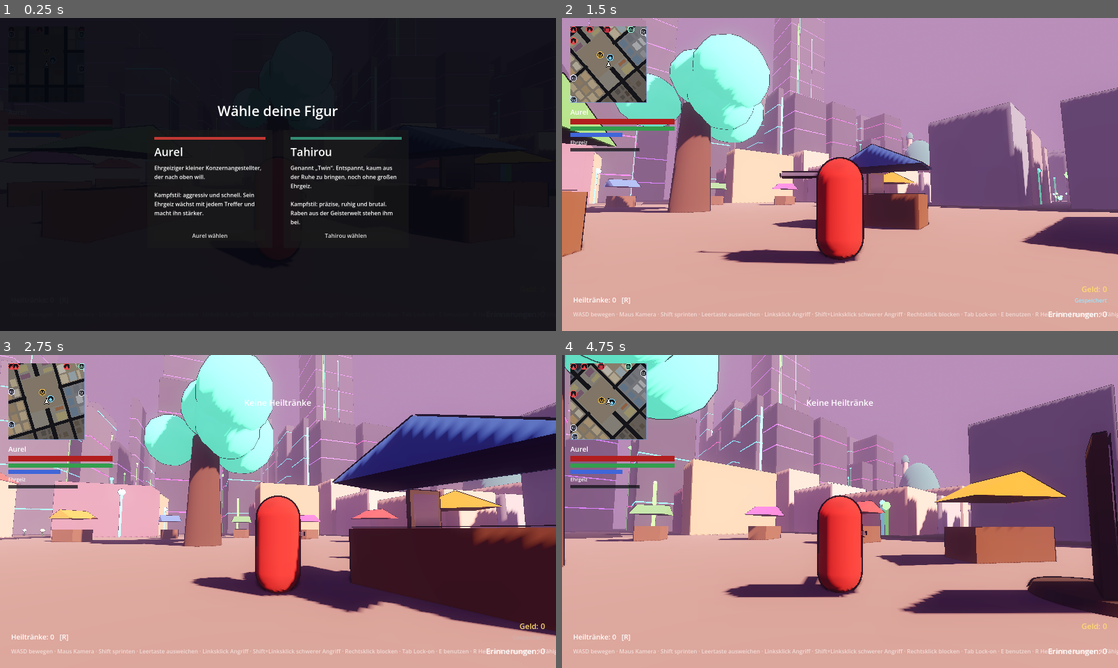
Above: before the commit, frames 1-4 (two rows, left to right).
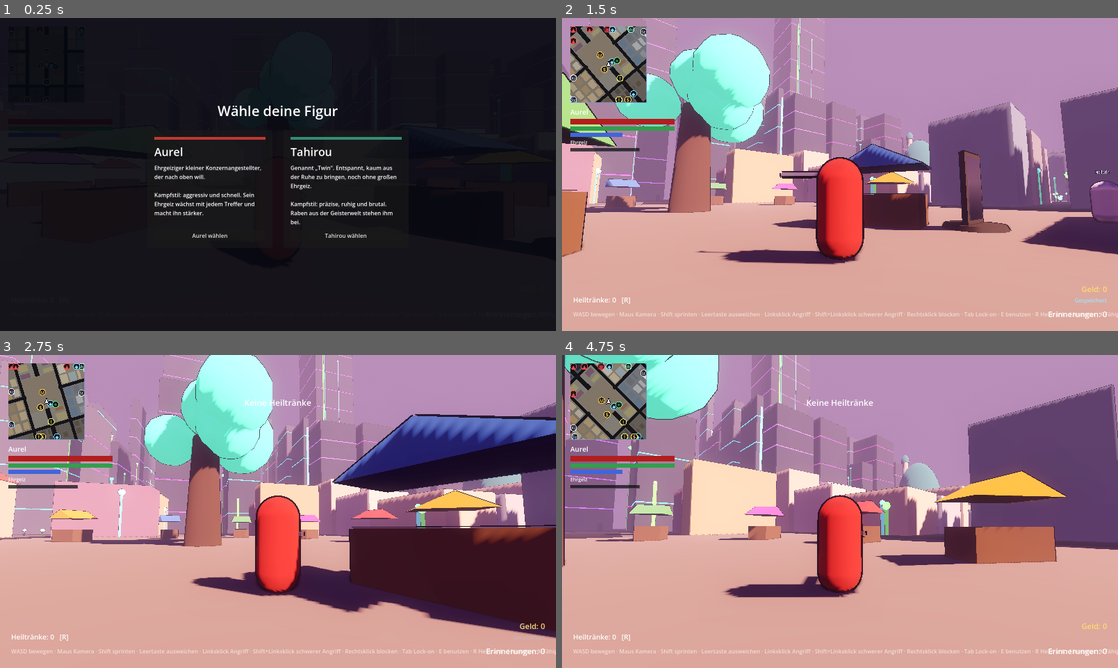
Above: after the commit, the same moments.

Repository: Aurelvonwatzdorf/nr1
Game: Godot game, scene res://scenes/levels/santo_santiago.tscn
Two runs of this game, one before a commit and one after it. Both use one fixed random seed, a clock stepped at 60 frames per second and the inputs below.
Inputs (mouse positions are in pixels of both pictures, inside the frame that each line leads up to):
- Up to frame 1 (0.25 s): no input
- Up to frame 2 (1.5 s): click "Aurel wählen" at 0.5 s; tap Enter at 1.25 s; move the mouse to (867, 174) at 1.27 s; hold W (move_forward) from 1.28 s (still down); hold Right mouse button (block) from 1.28 s (still down)
- Up to frame 3 (2.75 s): keep holding W (move_forward); tap R (heal) at 1.55, 2.1 s; move the mouse to (250, 511) at 2.02 s; release Right mouse button (block) at 2.03 s; right-click (250, 511) at 2.3 s
- Up to frame 4 (4.75 s): keep holding W (move_forward); move the mouse to (851, 505) at 2.77 s; click (851, 505) at 2.85 s; tap R (heal) at 3.05, 4.55 s; move the mouse to (834, 517) at 3.52 s; right-click (834, 517) at 3.6 s; move the mouse to (878, 514) at 4.27 s; tap F (call_spirit) at 4.35 s

The runs differ from the first frame. In frame 2, 2.0% of the frame differs, in the area x 7-100%, y 2-69%; in frame 3, 1.2%; in frame 4, 5.8%, in the area x 7-100%, y 2-84%.

Commit message:
M6 step 4: populate Santo Santiago, healer service
Merchants at the market and in the slum, a healer who treats wounds for
money, the old woman crossing the street by the boulevard, the sick man
in the slum, seven corporate guards around the barracks, the corporate
district and the slum, three anchor mirrors and item pickups, all with
map markers. The city test checks that nothing is stuck inside a house
and that the escort mission works. Generator nodes now get their
position before entering the tree. Marks M6 as done.

Co-Authored-By: Claude Opus 5.5 <noreply@anthropic.com>
Claude-Session: https://claude.ai/code/session_01RjnwZ2TtYogGPE8DCJukRJ

Diff:
--- a/game/scenes/levels/santo_santiago.tscn
+++ b/game/scenes/levels/santo_santiago.tscn
@@ -9,6 +9,21 @@
 [ext_resource type="PackedScene" path="res://scenes/world/anchor_mirror.tscn" id="7_mirror"]
 [ext_resource type="Script" path="res://scripts/systems/respawn_manager.gd" id="8_respawn"]
 [ext_resource type="PackedScene" path="res://scenes/world/memory_remnant.tscn" id="9_remnant"]
+[ext_resource type="PackedScene" path="res://scenes/npcs/npc.tscn" id="10_npc"]
+[ext_resource type="Script" path="res://scripts/npcs/merchant.gd" id="11_merchant"]
+[ext_resource type="Script" path="res://scripts/npcs/old_woman.gd" id="12_old_woman"]
+[ext_resource type="Script" path="res://scripts/npcs/sick_man.gd" id="13_sick_man"]
+[ext_resource type="Script" path="res://scripts/npcs/healer.gd" id="14_healer"]
+[ext_resource type="Resource" path="res://resources/items/healing_potion.tres" id="15_potion"]
+[ext_resource type="Resource" path="res://resources/items/focus_potion.tres" id="16_focus"]
+[ext_resource type="Resource" path="res://resources/items/power_ampoule.tres" id="17_ampoule"]
+[ext_resource type="Resource" path="res://resources/items/stamina_talisman.tres" id="18_talisman"]
+[ext_resource type="Resource" path="res://resources/items/heart_amulet.tres" id="19_amulet"]
+[ext_resource type="Resource" path="res://resources/missions/help_old_woman.tres" id="20_mission_woman"]
+[ext_resource type="Resource" path="res://resources/missions/heal_sick_man.tres" id="21_mission_sick"]
+[ext_resource type="Script" path="res://scripts/world/map_marker.gd" id="22_marker"]
+[ext_resource type="PackedScene" path="res://scenes/enemies/enemy.tscn" id="23_enemy"]
+[ext_resource type="PackedScene" path="res://scenes/world/item_pickup.tscn" id="24_pickup"]
 
 [sub_resource type="ProceduralSkyMaterial" id="ProceduralSkyMaterial_dusk"]
 sky_top_color = Color(0.16, 0.12, 0.3, 1)
@@ -34,6 +49,21 @@
 fog_light_color = Color(0.55, 0.4, 0.55, 1)
 fog_density = 0.006
 
+[sub_resource type="CylinderShape3D" id="CylinderShape3D_destination"]
+height = 2.0
+radius = 2.5
+
+[sub_resource type="StandardMaterial3D" id="StandardMaterial3D_destination"]
+transparency = 1
+shading_mode = 0
+albedo_color = Color(1, 0.85, 0.3, 0.35)
+
+[sub_resource type="CylinderMesh" id="CylinderMesh_destination"]
+material = SubResource("StandardMaterial3D_destination")
+top_radius = 2.5
+bottom_radius = 2.5
+height = 0.03
+
 [node name="SantoSantiago" type="Node3D"]
 script = ExtResource("1_level")
 
@@ -58,7 +88,161 @@
 [node name="AnchorMirrors" type="Node3D" parent="."]
 
 [node name="MirrorMarket" parent="AnchorMirrors" instance=ExtResource("7_mirror")]
-transform = Transform3D(1, 0, 0, 0, 1, 0, 0, 0, 1, 8, 0, 6)
+transform = Transform3D(1, 0, 0, 0, 1, 0, 0, 0, 1, 6, 0, 12)
+
+[node name="MirrorSlum" parent="AnchorMirrors" instance=ExtResource("7_mirror")]
+transform = Transform3D(-1, 0, 0, 0, 1, 0, 0, 0, -1, 0, 0, 62)
+
+[node name="MirrorBarracks" parent="AnchorMirrors" instance=ExtResource("7_mirror")]
+transform = Transform3D(1, 0, 0, 0, 1, 0, 0, 0, 1, 60, 0, -50)
+
+[node name="StreetCrossing" type="Node3D" parent="."]
+
+[node name="WomanDestination" type="Area3D" parent="StreetCrossing"]
+transform = Transform3D(1, 0, 0, 0, 1, 0, 0, 0, 1, 0, 0, 47)
+collision_layer = 0
+collision_mask = 64
+
+[node name="CollisionShape3D" type="CollisionShape3D" parent="StreetCrossing/WomanDestination"]
+transform = Transform3D(1, 0, 0, 0, 1, 0, 0, 0, 1, 0, 1, 0)
+shape = SubResource("CylinderShape3D_destination")
+
+[node name="Marker" type="MeshInstance3D" parent="StreetCrossing/WomanDestination"]
+transform = Transform3D(1, 0, 0, 0, 1, 0, 0, 0, 1, 0, 0.05, 0)
+mesh = SubResource("CylinderMesh_destination")
+
+[node name="NPCs" type="Node3D" parent="."]
+
+[node name="MarketMerchant" parent="NPCs" instance=ExtResource("10_npc")]
+transform = Transform3D(1, 0, 0, 0, 1, 0, 0, 0, 1, -8, 0, 13)
+script = ExtResource("11_merchant")
+stock = Array[Resource]([ExtResource("15_potion"), ExtResource("16_focus")])
+prices = Array[int]([40, 30])
+npc_id = &"city_market_merchant"
+display_name = "Händler"
+body_color = Color(0.85, 0.65, 0.25, 1)
+
+[node name="Marker" type="Node3D" parent="NPCs/MarketMerchant"]
+script = ExtResource("22_marker")
+kind = 1
+label = "Händler am Markt"
+
+[node name="SlumMerchant" parent="NPCs" instance=ExtResource("10_npc")]
+transform = Transform3D(1, 0, 0, 0, 1, 0, 0, 0, 1, -25, 0, 80)
+script = ExtResource("11_merchant")
+stock = Array[Resource]([ExtResource("15_potion")])
+prices = Array[int]([35])
+npc_id = &"city_slum_merchant"
+display_name = "Händlerin"
+body_color = Color(0.6, 0.5, 0.3, 1)
+
+[node name="Marker" type="Node3D" parent="NPCs/SlumMerchant"]
+script = ExtResource("22_marker")
+kind = 1
+label = "Händlerin in der Senke"
+
+[node name="Healer" parent="NPCs" instance=ExtResource("10_npc")]
+transform = Transform3D(1, 0, 0, 0, 1, 0, 0, 0, 1, 12, 0, 15)
+script = ExtResource("14_healer")
+npc_id = &"city_healer"
+display_name = "Heilerin"
+body_color = Color(0.9, 0.9, 0.95, 1)
+
+[node name="Marker" type="Node3D" parent="NPCs/Healer"]
+script = ExtResource("22_marker")
+kind = 2
+label = "Heilerin"
+
+[node name="OldWoman" parent="NPCs" node_paths=PackedStringArray("destination") instance=ExtResource("10_npc")]
+transform = Transform3D(1, 0, 0, 0, 1, 0, 0, 0, 1, 0, 0, 35)
+script = ExtResource("12_old_woman")
+mission = ExtResource("20_mission_woman")
+destination = NodePath("../../StreetCrossing/WomanDestination")
+npc_id = &"city_old_woman"
+display_name = "Alte Frau"
+body_color = Color(0.6, 0.45, 0.65, 1)
+walk_speed = 2.2
+
+[node name="Marker" type="Node3D" parent="NPCs/OldWoman"]
+script = ExtResource("22_marker")
+kind = 10
+label = "Alte Frau"
+mission_id = &"help_old_woman"
+
+[node name="SickMan" parent="NPCs" instance=ExtResource("10_npc")]
+transform = Transform3D(1, 0, 0, 0, 1, 0, 0, 0, 1, -25, 0, 62)
+script = ExtResource("13_sick_man")
+mission = ExtResource("21_mission_sick")
+npc_id = &"city_sick_man"
+display_name = "Kranker Mann"
+body_color = Color(0.5, 0.55, 0.45, 1)
+
+[node name="Marker" type="Node3D" parent="NPCs/SickMan"]
+script = ExtResource("22_marker")
+kind = 10
+label = "Kranker Mann"
+mission_id = &"heal_sick_man"
+
+[node name="Enemies" type="Node3D" parent="."]
+
+[node name="GuardGate" parent="Enemies" instance=ExtResource("23_enemy")]
+transform = Transform3D(1, 0, 0, 0, 1, 0, 0, 0, 1, 90, 0, -85)
+
+[node name="GuardYard" parent="Enemies" instance=ExtResource("23_enemy")]
+transform = Transform3D(1, 0, 0, 0, 1, 0, 0, 0, 1, 80, 0, -92)
+
+[node name="GuardYard2" parent="Enemies" instance=ExtResource("23_enemy")]
+transform = Transform3D(1, 0, 0, 0, 1, 0, 0, 0, 1, 98, 0, -90)
+
+[node name="GuardBoulevard" parent="Enemies" instance=ExtResource("23_enemy")]
+transform = Transform3D(1, 0, 0, 0, 1, 0, 0, 0, 1, 0, 0, -70)
+
+[node name="GuardCorporateRoad" parent="Enemies" instance=ExtResource("23_enemy")]
+transform = Transform3D(1, 0, 0, 0, 1, 0, 0, 0, 1, -50, 0, -50)
+
+[node name="GuardSlum1" parent="Enemies" instance=ExtResource("23_enemy")]
+transform = Transform3D(1, 0, 0, 0, 1, 0, 0, 0, 1, 40, 0, 80)
+
+[node name="GuardSlum2" parent="Enemies" instance=ExtResource("23_enemy")]
+transform = Transform3D(1, 0, 0, 0, 1, 0, 0, 0, 1, -60, 0, 80)
+
+[node name="Pickups" type="Node3D" parent="."]
+
+[node name="PotionMarket" parent="Pickups" instance=ExtResource("24_pickup")]
+transform = Transform3D(1, 0, 0, 0, 1, 0, 0, 0, 1, -15, 0, 14)
+item = ExtResource("15_potion")
+amount = 1
+pickup_id = &"city_potion_market"
+
+[node name="PotionSlum" parent="Pickups" instance=ExtResource("24_pickup")]
+transform = Transform3D(1, 0, 0, 0, 1, 0, 0, 0, 1, 72, 0, 100)
+item = ExtResource("15_potion")
+amount = 2
+pickup_id = &"city_potion_slum"
+
+[node name="FocusSlum" parent="Pickups" instance=ExtResource("24_pickup")]
+transform = Transform3D(1, 0, 0, 0, 1, 0, 0, 0, 1, -72, 0, 60)
+item = ExtResource("16_focus")
+amount = 1
+pickup_id = &"city_focus_slum"
+
+[node name="AmpouleCorporate" parent="Pickups" instance=ExtResource("24_pickup")]
+transform = Transform3D(1, 0, 0, 0, 1, 0, 0, 0, 1, -72, 0, -85)
+item = ExtResource("17_ampoule")
+amount = 1
+pickup_id = &"city_ampoule_corporate"
+
+[node name="TalismanChristian" parent="Pickups" instance=ExtResource("24_pickup")]
+transform = Transform3D(1, 0, 0, 0, 1, 0, 0, 0, 1, -72, 0, -50)
+item = ExtResource("18_talisman")
+amount = 1
+pickup_id = &"city_talisman_christian"
+
+[node name="AmuletMuslim" parent="Pickups" instance=ExtResource("24_pickup")]
+transform = Transform3D(1, 0, 0, 0, 1, 0, 0, 0, 1, 72, 0, -5)
+item = ExtResource("19_amulet")
+amount = 1
+pickup_id = &"city_amulet_muslim"
 
 [node name="Player" parent="." instance=ExtResource("2_player")]
 transform = Transform3D(1, 0, 0, 0, 1, 0, 0, 0, 1, 0, 0.1, 12)
--- /dev/null
+++ b/game/scripts/npcs/healer.gd
@@ -0,0 +1,21 @@
+class_name Healer
+extends NPC
+## Heilerin (Service): behandelt Verletzungen gegen Geld.
+
+@export var price: int = 20
+
+
+func talk(player: Player, dialogue: DialogueBox) -> void:
+	if player.health.current >= player.health.max_value - 0.5:
+		await dialogue.ask(display_name, "Du bist gesund. Pass auf dich auf da draußen.")
+		return
+	var choice := await dialogue.ask(display_name,
+		"Du bist verletzt. Für %d Geld behandle ich dich.\n\nDein Geld: %d" % [price, GameState.money],
+		["Behandeln lassen (%d Geld)" % price, "Nein danke"])
+	if choice != 0:
+		return
+	if GameState.try_spend_money(price):
+		player.health.refill()
+		await dialogue.ask(display_name, "So. Das hält wieder.")
+	else:
+		await dialogue.ask(display_name, "Das reicht nicht. Komm wieder, wenn du es dir leisten kannst.")
--- a/game/scripts/world/city_generator.gd
+++ b/game/scripts/world/city_generator.gd
@@ -62,8 +62,8 @@
 		box.size = wall[1]
 		shape.shape = box
 		body.add_child(shape)
+		body.position = wall[0]
 		add_child(body)
-		body.position = wall[0]
 
 
 # --- Böden und Straßen ---
@@ -451,8 +451,9 @@
 	var instance := MeshInstance3D.new()
 	instance.mesh = mesh
 	instance.material_override = material
+	# Position vor dem Einfügen setzen, damit die Kollision sofort am richtigen Ort ist.
+	instance.position = center
 	add_child(instance)
-	instance.position = center
 	return instance
 
 
@@ -475,13 +476,13 @@
 	label.outline_size = 12
 	label.modulate = Color(1.0, 0.95, 0.85)
 	label.billboard = BaseMaterial3D.BILLBOARD_FIXED_Y
+	label.position = at
 	add_child(label)
-	label.position = at
 
 
 func _add_marker(at: Vector3, kind: MapMarker.Kind, label: String) -> void:
 	var marker := MapMarker.new()
 	marker.kind = kind
 	marker.label = label
+	marker.position = at
 	add_child(marker)
-	marker.position = at
--- a/game/tests/city_test.gd
+++ b/game/tests/city_test.gd
@@ -32,8 +32,47 @@
 		_check(kinds.has(kind), "Auf der Karte: %s" % MapMarker.get_kind_name(kind))
 	var map_data: MapData = city.get_node("MapData")
 	_check(map_data.area_name == "Santo Santiago" and map_data.shapes.size() > 150, "Grundriss für die Karte (%d Flächen)" % map_data.shapes.size())
+	# Nichts darf in einem Haus stecken: kleine Kapsel an jeder Position prüfen.
+	var space: PhysicsDirectSpaceState3D = (city as Node3D).get_world_3d().direct_space_state
+	var probe := CapsuleShape3D.new()
+	probe.radius = 0.35
+	probe.height = 1.6
+	var blocked: Array[String] = []
+	var checked := 0
+	for group_name: String in ["NPCs", "Enemies", "Pickups", "AnchorMirrors"]:
+		for node in city.get_node(group_name).get_children():
+			var spot := node as Node3D
+			var where := spot.global_position
+			if spot is AnchorMirror:
+				where = (spot as AnchorMirror).spawn_point.global_position
+			var query := PhysicsShapeQueryParameters3D.new()
+			query.shape = probe
+			query.transform = Transform3D(Basis.IDENTITY, where + Vector3(0, 1.3, 0))
+			query.collision_mask = PhysicsLayers.WORLD
+			checked += 1
+			var hits := space.intersect_shape(query, 1)
+			if not hits.is_empty():
+				var collider := hits[0]["collider"] as Node3D
+				blocked.append("%s@%s(%s %s)" % [spot.name, where.round(), collider.get_parent().name, collider.global_position.round()])
+	_check(blocked.is_empty(), "%d Figuren, Spiegel und Gegenstände stehen frei %s" % [checked, blocked])
 	await _frames(60)
 	_check(player.is_on_floor() and player.global_position.y > -0.5, "Spielfigur steht auf dem Marktplatz")
+	var npcs_on_floor := true
+	for node in city.get_node("NPCs").get_children():
+		npcs_on_floor = npcs_on_floor and (node as NPC).is_on_floor()
+	_check(npcs_on_floor, "Alle NPCs stehen auf dem Boden")
+
+	# Alte Frau: über die Straße begleiten
+	var woman: OldWoman = city.get_node("NPCs/OldWoman")
+	woman.mode = OldWoman.Mode.FOLLOWING
+	GameState.start_mission(woman.mission)
+	player.global_position = city.get_node("StreetCrossing/WomanDestination").global_position + Vector3(0, 0.1, 0.5)
+	for i in 600:
+		await get_tree().physics_frame
+		if woman.mode == OldWoman.Mode.ARRIVED:
+			break
+	_check(woman.mode == OldWoman.Mode.ARRIVED, "Alte Frau schafft es über die Straße")
+	player.global_position = Vector3(0, 0.1, 12)
 	# Geradeaus nach Süden laufen: Figur darf nicht durch den Boden fallen.
 	Input.action_press(&"move_back")
 	await _frames(180)
Not shown, added: game/scripts/npcs/healer.gd.uid
Not shown, changed: CLAUDE.md
Not shown, changed: README.md
